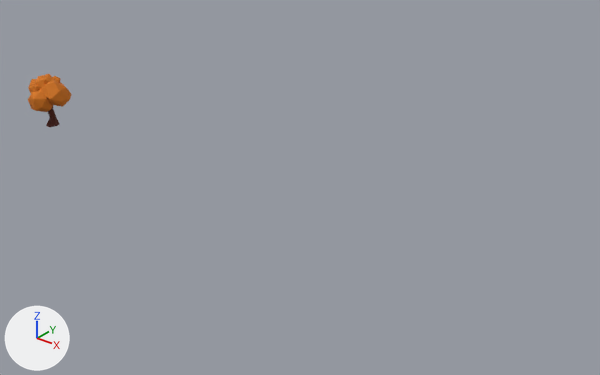
Renders of the FBX model Assets/Resourse/Models/M_NutTree1.FBX from each side of a commit.
Both versions are drawn from a 50 mm camera at (4.6, -4.07, 2.59) aimed at (1.39, -0.06, 0.1). Arrows for +X, +Y and +Z are at lower left; the lights stay in place. Where no turn or scale is listed for an object, it has been applied to the vertices.

The first picture shows 'Cylinder007', 'GeoSphere019', 'GeoSphere020', 'GeoSphere022', 'GeoSphere023', 'GeoSphere025'.
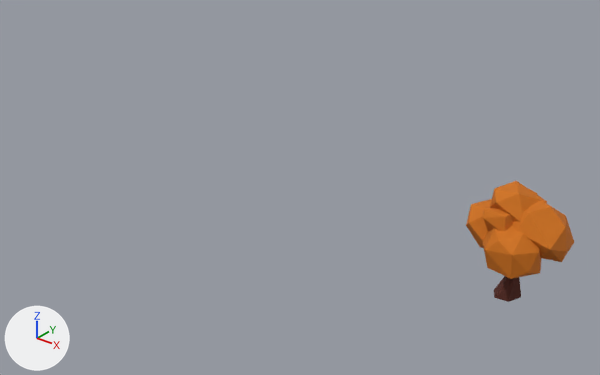
The change, as a list of edits to the scene's bpy script:
```text
Change me_mesh_002:
    used by ob_geosphere020; parent = ob_cylinder007; location = (73.22, 43.61, 433.9); rotation_euler = (0.0985, -0.182, 2.823), in degrees (5.6, -10, 162); scale = (2.58, 2.64, 1.73)
    remove me_mesh_002.from_pydata(...)  # 18 vertices, 32 faces; spans x -105.0..67.0, y -80.0..77.0, z -91.0..68.0
    add me_mesh_002.from_pydata(...)  # 96 vertices, 168 faces; spans x -105.0..120.0, y -99.0..126.0, z -136.0..71.0
    me_mesh_002 part 1: a new loose piece of 18 vertices spanning x -2.0..120.0, y -45.0..101.0, z -133.0..7.0, in mat_04___default (orange #cf710d)
    me_mesh_002 part 2: a new loose piece of 18 vertices spanning x -87.0..58.0, y -1.0..126.0, z -135.0..7.0, in mat_04___default (orange #cf710d)
    me_mesh_002 part 3
    24 vertices are added at x -30.0..85.0, y -56.0..89.0, z -41.0..71.0
    40 new faces join them
Remove ob_geosphere022:
    ob_geosphere022 = bpy.data.objects.new('GeoSphere022', me_mesh_004)
    ob_geosphere022.location = (-1.182, -0.284, 0.377)
Remove ob_geosphere019:
    ob_geosphere019 = bpy.data.objects.new('GeoSphere019', me_mesh_001)
    ob_geosphere019.location = (-1.194, -0.221, 0.29)
Change ob_cylinder007:
    ob_cylinder007.location: (-1.143, -0.238, -0.015) -> (3.034, -0.236, -0.011)
    ob_cylinder007.scale: (0.000612, 0.000612, 0.000767) -> (0.000932, 0.000932, 0.00117)
Remove ob_geosphere025:
    ob_geosphere025 = bpy.data.objects.new('GeoSphere025', me_mesh_007)
    ob_geosphere025.location = (-1.156, -0.329, 0.26)
Remove ob_geosphere023:
    ob_geosphere023 = bpy.data.objects.new('GeoSphere023', me_mesh_005)
    ob_geosphere023.location = (-1.175, -0.159, 0.365)
```

Changed parts and their boxes (x1, y1, x2, y2) in the pictures (600 x 375 px):
'GeoSphere020', reshaped, moved, rescaled (252% wider, 254% taller)
    before: (42, 80, 72, 107)
    after: (466, 181, 574, 279)
'Cylinder007', moved, rescaled
    before: (46, 106, 59, 127)
    after: (494, 276, 521, 302)
'GeoSphere024', moved, rescaled (158% wider, 167% taller)
    before: (29, 84, 40, 92)
    after: (483, 208, 513, 231)
'GeoSphere025', deleted
    before: (28, 89, 53, 112)
'GeoSphere022', deleted
    before: (35, 74, 54, 89)
'GeoSphere019', deleted
    before: (28, 79, 37, 93)
'GeoSphere023', deleted
    before: (52, 76, 60, 82)
part 1 of me_mesh_002, added (orange)
    after: (466, 199, 492, 248)
part 2 of me_mesh_002, added (orange)
    after: (483, 226, 541, 279)
part 3 of me_mesh_002, added (orange)
    after: (490, 181, 547, 222)
